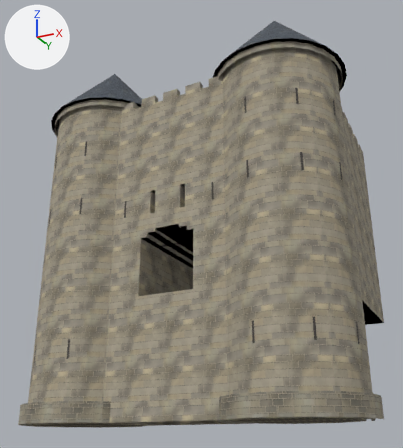
The glTF model public/fps/br/models/fort-gatehouse.zfix-v9.lod0.glb, before and after one commit.
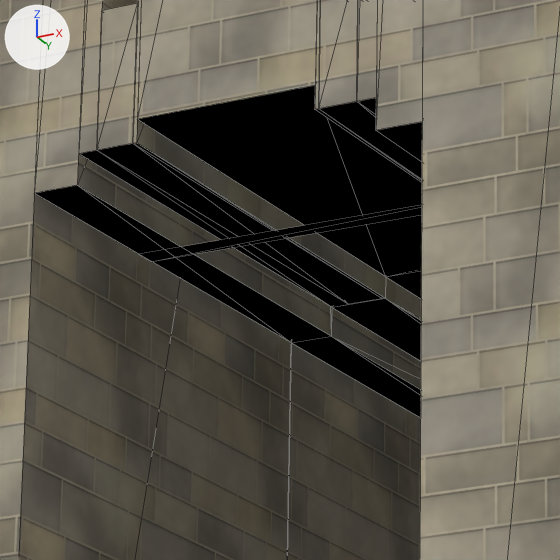
There are two pictures of each version: one whole from a camera (50 mm lens) standing at (22.72, -45.03, -1.94) and looking at (-0.8, 1.99, 19.22), one close up on the part from 34% to 53% of the width and 47% to 64% of the height. The lights are fixed; the arrows at upper left show +X, +Y and +Z. The first two pictures are the older version. The close-ups show mesh edges as thin lines. Where no turn or scale is listed for an object, it has been applied to the vertices. Vertices at exactly the same position are counted once.

Names of what the first close-up shows: 'fort-gatehouse'.
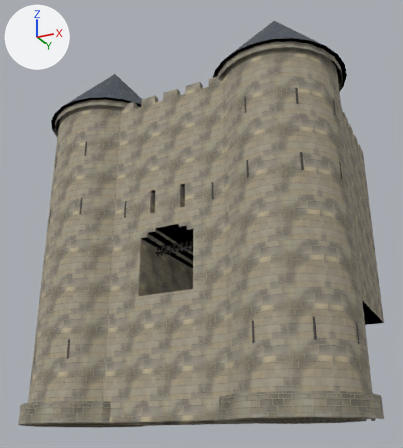
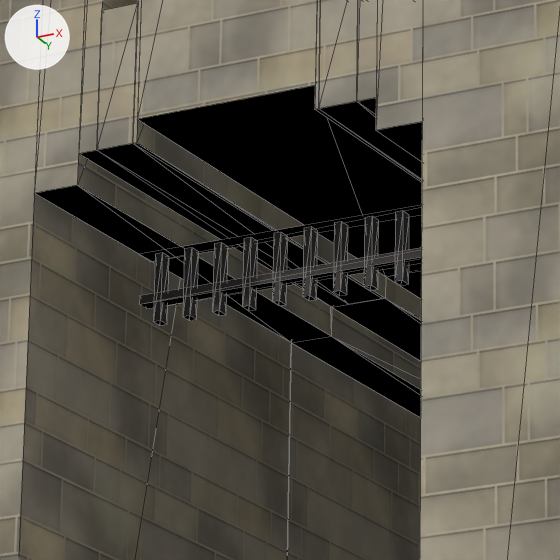
Boxes (x1, y1, x2, y2) around the edits, measured in the close-ups (560 x 560 px):
part 1 of me_fort_gatehouse, added: after (153, 252, 169, 325)
part 2 of me_fort_gatehouse, added: after (183, 247, 198, 321)
part 3 of me_fort_gatehouse, added: after (212, 242, 228, 316)
part 4 of me_fort_gatehouse, added: after (242, 237, 257, 311)
part 5 of me_fort_gatehouse, added: after (272, 232, 287, 306)
part 6 of me_fort_gatehouse, added: after (303, 227, 317, 301)
part 7 of me_fort_gatehouse, added: after (333, 221, 348, 296)
part 8 of me_fort_gatehouse, added: after (364, 216, 378, 291)
part 9 of me_fort_gatehouse, added: after (395, 210, 409, 285)
part 10 of me_fort_gatehouse, added: after (139, 248, 422, 309)

The change, as a list of edits to the scene's bpy script:
```text
Change me_fort_gatehouse:
    used by ob_fort_gatehouse; location = (0.0, 2.6, 18.75)
    remove me_fort_gatehouse.from_pydata(...)  # 2060 vertices, 3516 faces; spans x -15.8..15.8, y -11.4..11.4, z -18.8..18.8
    add me_fort_gatehouse.from_pydata(...)  # 2164 vertices, 3672 faces; spans x -15.8..15.8, y -11.4..11.4, z -18.8..18.8
    me_fort_gatehouse part 1: a new loose piece, a box spanning x -2.399..-2.3, y -6.43..-6.27, z -4.45..-3.559, in mat_fort_gatehouse_paint
    me_fort_gatehouse part 2: a new loose piece, a box spanning x -1.98..-1.88, y -6.43..-6.27, z -4.45..-3.56, in mat_fort_gatehouse_paint
    me_fort_gatehouse part 3: a new loose piece, a box spanning x -1.559..-1.46, y -6.43..-6.27, z -4.45..-3.559, in mat_fort_gatehouse_paint
    me_fort_gatehouse part 4: a new loose piece, a box spanning x -1.14..-1.04, y -6.43..-6.27, z -4.45..-3.56, in mat_fort_gatehouse_paint
    me_fort_gatehouse part 5: a new loose piece, a box spanning x -0.72..-0.62, y -6.43..-6.27, z -4.45..-3.56, in mat_fort_gatehouse_paint
    me_fort_gatehouse part 6: a new loose piece, a box spanning x -0.3..-0.2, y -6.43..-6.27, z -4.45..-3.56, in mat_fort_gatehouse_paint
    me_fort_gatehouse part 7: a new loose piece, a box spanning x 0.12..0.22, y -6.43..-6.27, z -4.45..-3.56, in mat_fort_gatehouse_paint
    me_fort_gatehouse part 8: a new loose piece, a box spanning x 0.54..0.64, y -6.43..-6.27, z -4.45..-3.56, in mat_fort_gatehouse_paint
    me_fort_gatehouse part 9: a new loose piece, a box spanning x 0.96..1.06, y -6.43..-6.27, z -4.45..-3.56, in mat_fort_gatehouse_paint
    me_fort_gatehouse part 10: a new loose piece, a box spanning x -2.6..2.6, y -6.44..-6.26, z -4.2..-4.08, in mat_fort_gatehouse_paint
    other edits to the shape of me_fort_gatehouse do not show in these pictures
```
